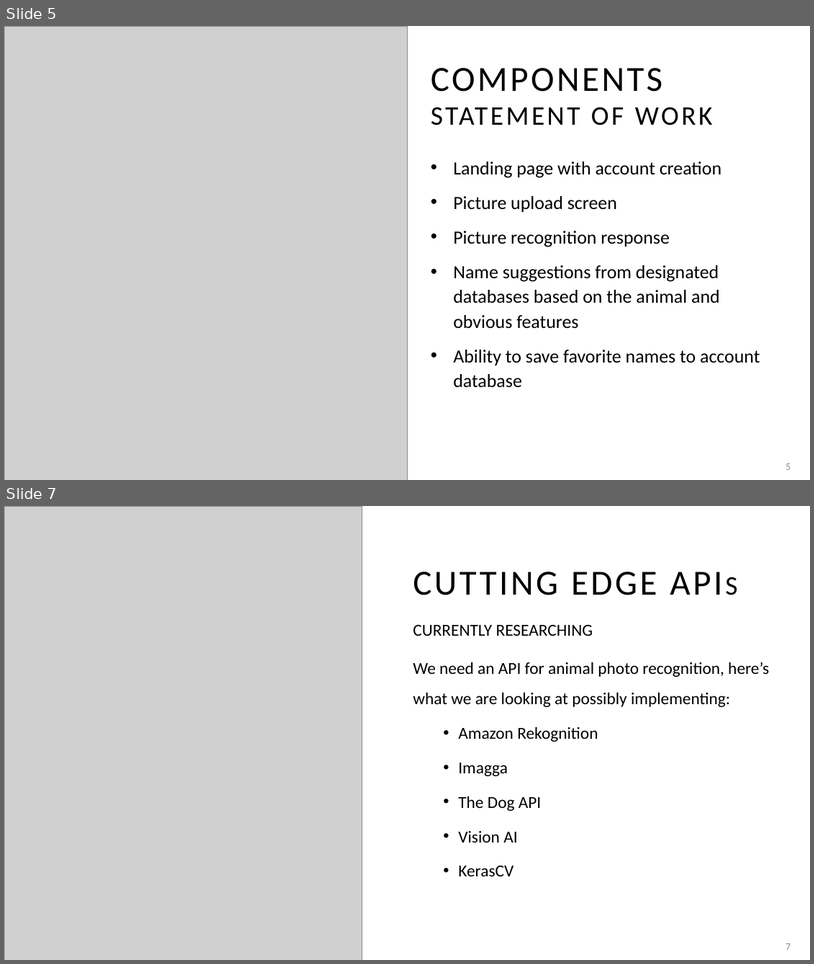
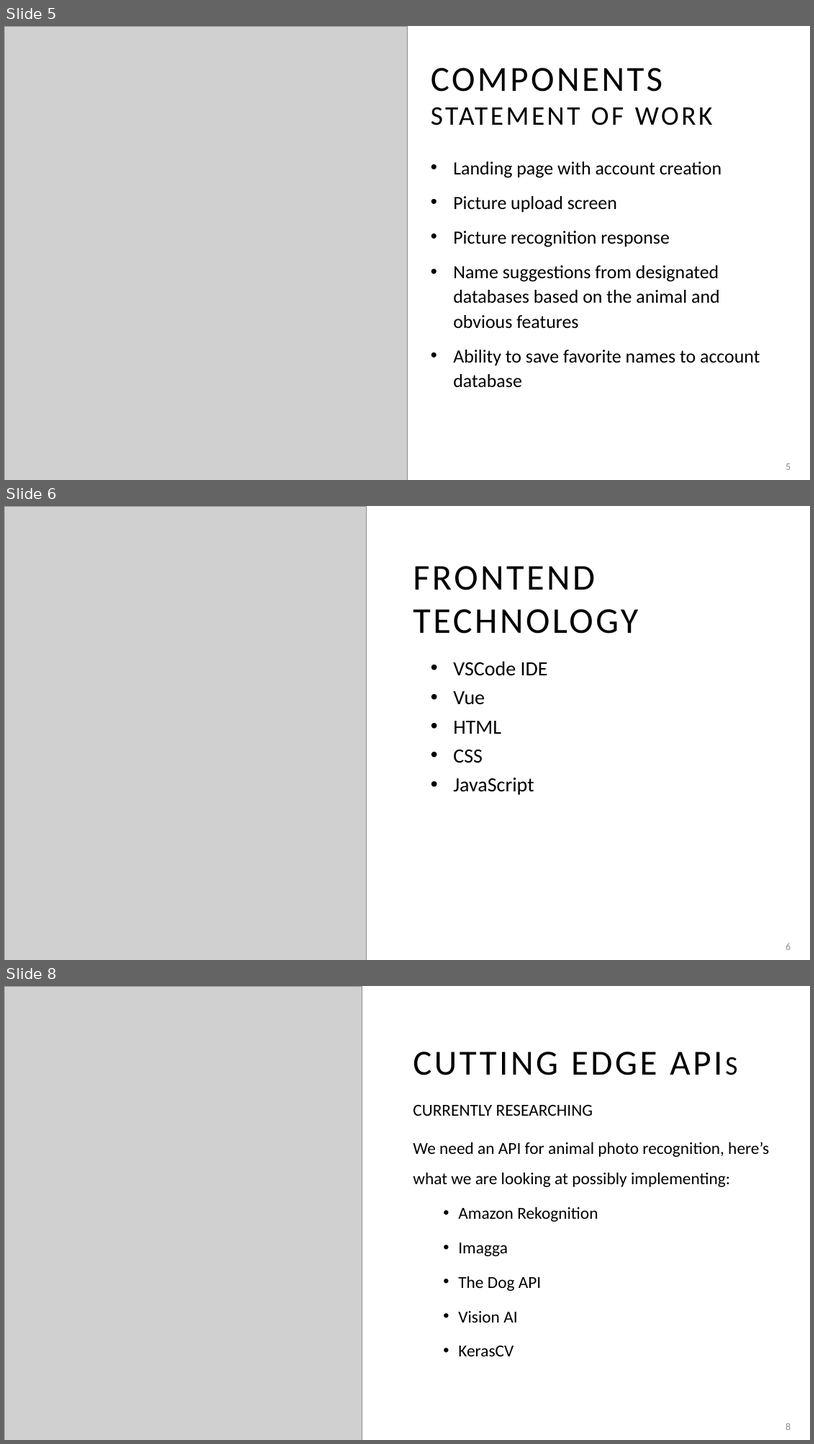
Before and after one commit to adriaonline/CPT200SP24-Team1, a slide deck: Phase 1 - Presentation.pptx. Shown one above the other, each under a label of ours: slides 5 and 7 before the commit, slides 5, 6 and 8 after it; the slides between them are not shown. The pictures are 814x964 and 814x1444 pixels, drawn with LibreOffice and Linux fonts; fonts in the diff are those of the drawing; grey boxes stand for pictures. Boxes give left, top, right and bottom in pixels: in the first picture for what was removed or moved away, otherwise in the second. Text is boxed around its words. In the diff, an @@ line names an element or a change of style, - is before the commit and + after.

```diff
--- a/Phase 1 - Presentation.pptx
+++ b/Phase 1 - Presentation.pptx
@@ slide 6 added at (x1=4, y1=506, x2=810, y2=960), background #FFFFFF @@
@@ picture added at (x1=4, y1=506, x2=366, y2=960) @@
@@ title added at (x1=413, y1=566, x2=638, y2=633), 43.2 pt, text #000000 @@
+FRONTEND
+TECHNOLOGY
@@ text added at (x1=453, y1=661, x2=548, y2=795), 24 pt, text #000000 @@
+• VSCode IDE
+• Vue
+• HTML
+• CSS
+• JavaScript
@@ page number added at (x1=786, y1=942, x2=791, y2=950), 12 pt, text #8C8C8C @@
+6
@@ what was slide 7 is now slide 8 @@
@@ page number at (x1=786, y1=1422, x2=791, y2=1430): text changed @@
-7
+8
```
Also in this commit, not shown: 1 slide changed, 2 other files.
